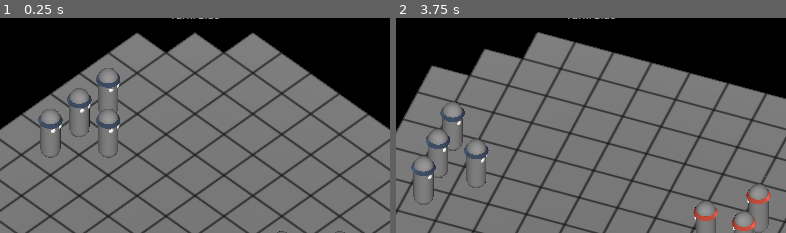
Above: before the commit, frames 1-2 (left to right).
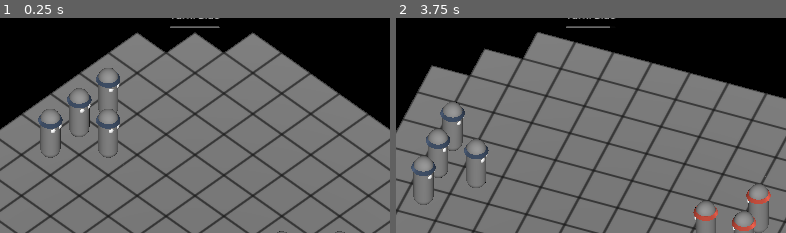
Above: after the commit, the same moments.

Repository: telmotrooper/meagre-tactics
Game: Godot game, scene res://main.tscn
The game is run twice, just before and just after one commit, with the same random seed, the same clock (stepped at 60 frames per second) and the same inputs.
Inputs (mouse positions are % of the whole screen's width and height, from its top left):
- Up to frame 1 (0.25 s): no input
- Up to frame 2 (3.75 s): click (87, 4) at 0.5 s; click (90, 4) at 1.25 s; click (94, 4) at 2 s; click (98, 4) at 2.75 s; click (94, 11) at 3.5 s
The pictures show only the part of the screen within x 25-75%, y 4-54%; the shares and areas given below are measured in that part.

The runs differ from the first frame. In frame 1, 0.1% of the frame differs, in the area x 43-57%, y 3-5%; in frame 2, 0.1%.

Commit message:
added time left indicator

Diff:
--- a/ui/ui.gd
+++ b/ui/ui.gd
@@ -28,3 +28,6 @@
 
 func update_turn() -> void:
 	%TurnIndicator.text = "Turn: %s" % GameState.current_turn.capitalize()
+
+func _on_tick_timer_timeout() -> void:
+	%TimeLeftIndicator.value = $TurnTimer.time_left * 100 / $TurnTimer.wait_time
--- a/ui/ui.tscn
+++ b/ui/ui.tscn
@@ -39,7 +39,12 @@
 text = "Soldier (Blue)
 HP: 10/10"
 
-[node name="TurnIndicator" type="RichTextLabel" parent="MarginContainer"]
+[node name="VBoxContainer" type="VBoxContainer" parent="MarginContainer"]
+layout_mode = 2
+size_flags_horizontal = 4
+size_flags_vertical = 0
+
+[node name="TurnIndicator" type="RichTextLabel" parent="MarginContainer/VBoxContainer"]
 unique_name_in_owner = true
 layout_mode = 2
 size_flags_horizontal = 4
@@ -48,48 +53,54 @@
 fit_content = true
 autowrap_mode = 0
 
-[node name="VBoxContainer" type="VBoxContainer" parent="MarginContainer"]
+[node name="TimeLeftIndicator" type="ProgressBar" parent="MarginContainer/VBoxContainer"]
+unique_name_in_owner = true
+layout_mode = 2
+value = 100.0
+show_percentage = false
+
+[node name="GameButtons" type="VBoxContainer" parent="MarginContainer"]
 layout_mode = 2
 size_flags_horizontal = 8
 size_flags_vertical = 0
 
-[node name="TurnButtons" type="HBoxContainer" parent="MarginContainer/VBoxContainer"]
+[node name="TurnButtons" type="HBoxContainer" parent="MarginContainer/GameButtons"]
 unique_name_in_owner = true
 layout_mode = 2
 size_flags_horizontal = 8
 size_flags_vertical = 0
 
-[node name="MoveButton" type="Button" parent="MarginContainer/VBoxContainer/TurnButtons"]
+[node name="MoveButton" type="Button" parent="MarginContainer/GameButtons/TurnButtons"]
 layout_mode = 2
 icon = ExtResource("2_4k0br")
 icon_alignment = 1
 
-[node name="AttackButton" type="Button" parent="MarginContainer/VBoxContainer/TurnButtons"]
+[node name="AttackButton" type="Button" parent="MarginContainer/GameButtons/TurnButtons"]
 layout_mode = 2
 icon = ExtResource("3_pcnx6")
 icon_alignment = 1
 
-[node name="TurnButton" type="Button" parent="MarginContainer/VBoxContainer/TurnButtons"]
+[node name="TurnButton" type="Button" parent="MarginContainer/GameButtons/TurnButtons"]
 layout_mode = 2
 icon = ExtResource("4_mtx78")
 icon_alignment = 1
 
-[node name="EndTurnButton" type="Button" parent="MarginContainer/VBoxContainer/TurnButtons"]
+[node name="EndTurnButton" type="Button" parent="MarginContainer/GameButtons/TurnButtons"]
 layout_mode = 2
 icon = ExtResource("5_gxtx8")
 icon_alignment = 1
 
-[node name="CameraButtons" type="HBoxContainer" parent="MarginContainer/VBoxContainer"]
+[node name="CameraButtons" type="HBoxContainer" parent="MarginContainer/GameButtons"]
 unique_name_in_owner = true
 layout_mode = 2
 size_flags_horizontal = 8
 size_flags_vertical = 0
 
-[node name="LeftButton" type="Button" parent="MarginContainer/VBoxContainer/CameraButtons"]
+[node name="LeftButton" type="Button" parent="MarginContainer/GameButtons/CameraButtons"]
 layout_mode = 2
 icon = ExtResource("6_60usq")
 
-[node name="RightButton" type="Button" parent="MarginContainer/VBoxContainer/CameraButtons"]
+[node name="RightButton" type="Button" parent="MarginContainer/GameButtons/CameraButtons"]
 layout_mode = 2
 icon = ExtResource("7_skt3y")
 
@@ -106,3 +117,13 @@
 size_flags_vertical = 8
 icon = ExtResource("8_gkatd")
 icon_alignment = 1
+
+[node name="TurnTimer" type="Timer" parent="."]
+wait_time = 30.0
+autostart = true
+
+[node name="TickTimer" type="Timer" parent="."]
+wait_time = 0.5
+autostart = true
+
+[connection signal="timeout" from="TickTimer" to="." method="_on_tick_timer_timeout"]
